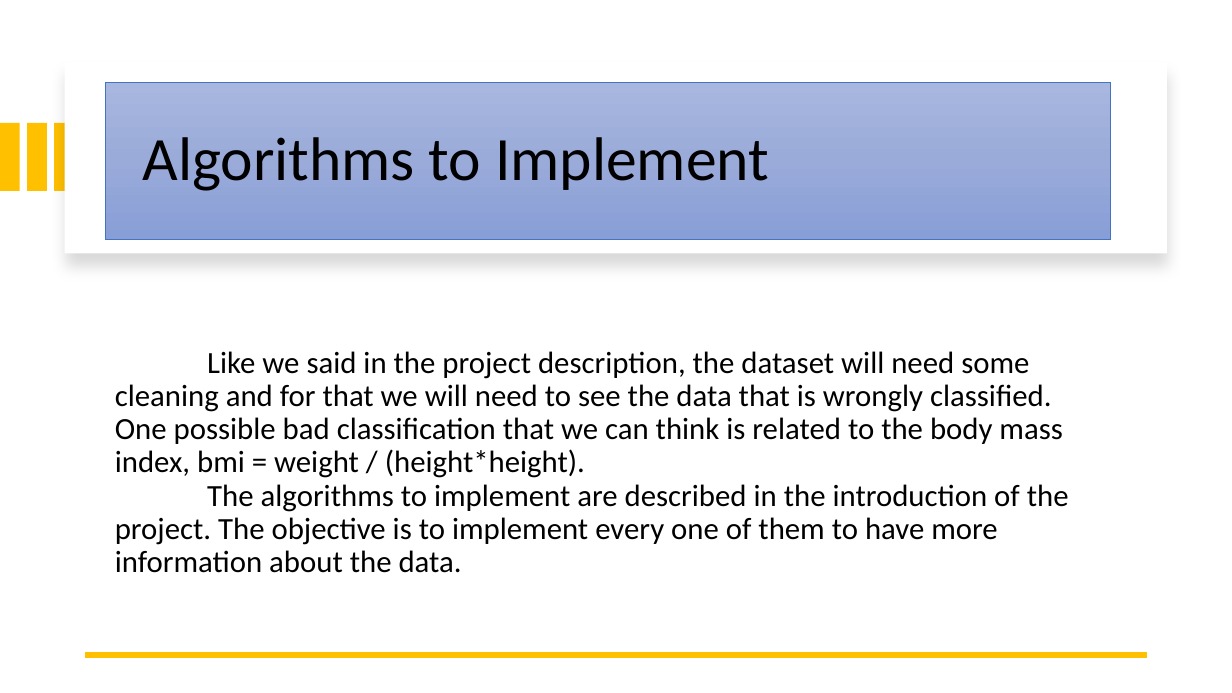
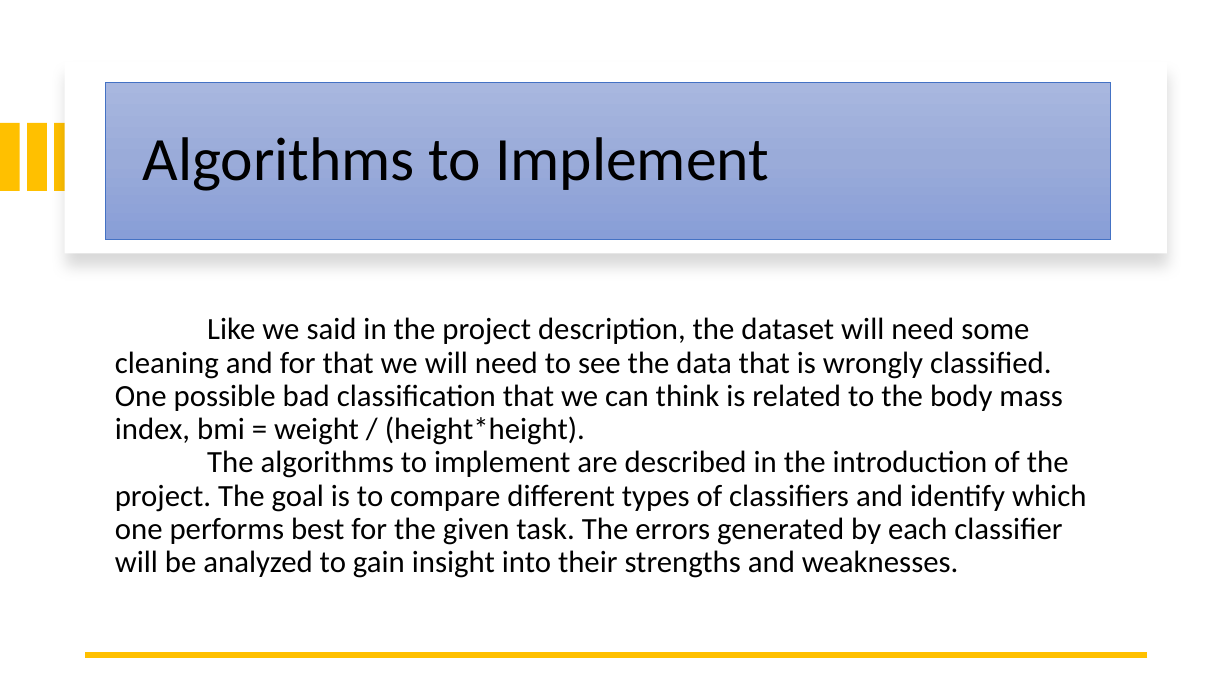
Before and after one commit to Eduardoramos123/IA_Projeto2, a slide deck: slide 4 of docs/checkpoint.pptx. Drawn at 1232x693 pixels with LibreOffice and Linux fonts; fonts in the diff are those of the drawing. Boxes give left, top, right and bottom in pixels: in the first picture for what was removed or moved away, otherwise in the second. Text is boxed around its words. In the diff, an @@ line names an element or a change of style, - is before the commit and + after.

Commit message:
pptx to pdf

```diff
--- a/docs/checkpoint.pptx
+++ b/docs/checkpoint.pptx
@@ text at [115, 317, 1086, 578]: text changed @@
-Like we said in the project description, the dataset will need some cleaning and for that we will need to see the data that is wrongly classified. One possible bad classification that we can think is related to the body mass index, bmi = weight / (height*height).
-The algorithms to implement are described in the introduction of the project. The objective is to implement every one of them to have more information about the data.
+Like we said in the project description, the dataset will need some cleaning and for that we will need to see the data that is wrongly classified. One possible bad classification that we can think is related to the body mass index, bmi = weight / (height*height).
+The algorithms to implement are described in the introduction of the project. The goal is to compare different types of classifiers and identify which one performs best for the given task. The errors generated by each classifier will be analyzed to gain insight into their strengths and weaknesses.
```
Also in this commit, not shown: 2 other slides changed, 1 other file.
